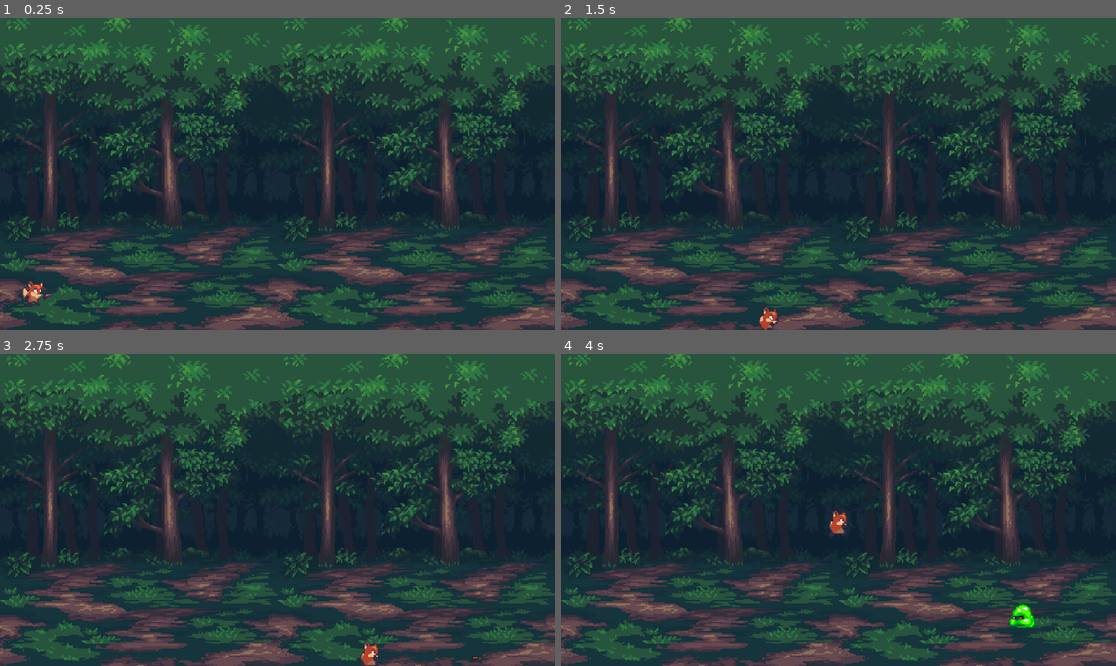
Above: before the commit, frames 1-4 (two rows, left to right).
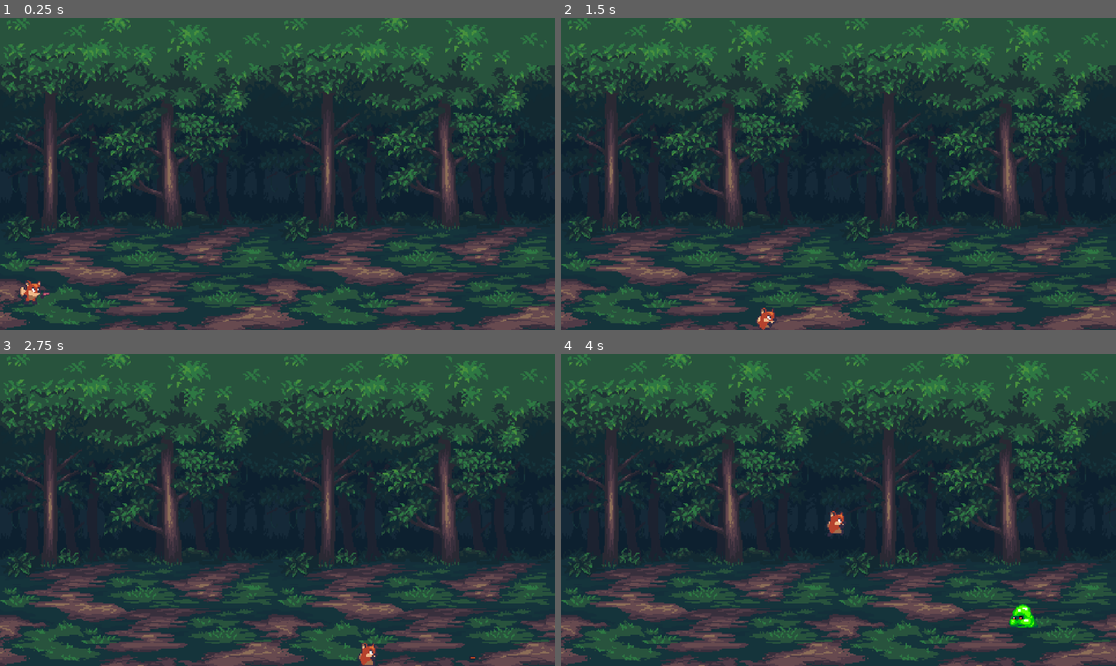
Above: after the commit, the same moments.

Repository: q-wert-y/my-godot-game
Game: Godot game, scene res://Scenes/Game.tscn
Two runs of this game, one before a commit and one after it. Both use one fixed random seed, a clock stepped at 60 frames per second and the inputs below.
Inputs:
- Up to frame 1 (0.25 s): no input
- Up to frame 2 (1.5 s): tap Enter at 0.5 s; hold D (right) 0.53-1.28 s; hold S (down) from 1.28 s (still down)
- Up to frame 3 (2.75 s): release S (down) at 2.03 s; hold D (right) from 2.03 s (still down)
- Up to frame 4 (4 s): release D (right) at 2.78 s; hold W (up) 2.78-3.53 s; hold A (left) from 3.53 s (still down)

The runs differ from the first frame. In frame 1, 0.2% of the frame differs, in the area x 3-10%, y 83-93%; in frame 2, 0.2%; in frame 3, 0.2%; in frame 4, 0.2%.

Commit message:
lesson 7 patch

Diff:
--- a/Scenes/Game.tscn
+++ b/Scenes/Game.tscn
@@ -28,7 +28,7 @@
 metadata/_edit_lock_ = true
 
 [node name="Player" parent="." instance=ExtResource("2_gl6un")]
-position = Vector2(-210, 98)
+position = Vector2(-212, 97)
 
 [node name="Boundary" type="Node2D" parent="."]
 metadata/_edit_lock_ = true
--- a/Scripts/enemy.gd
+++ b/Scripts/enemy.gd
@@ -8,6 +8,9 @@
 func _physics_process(delta: float) -> void:
 	if not is_dead:
 		position += Vector2(slime_speed,0) * delta
+
+	if position.x < -260:
+		queue_free()
 
 
 func _on_body_entered(body: Node2D) -> void:
